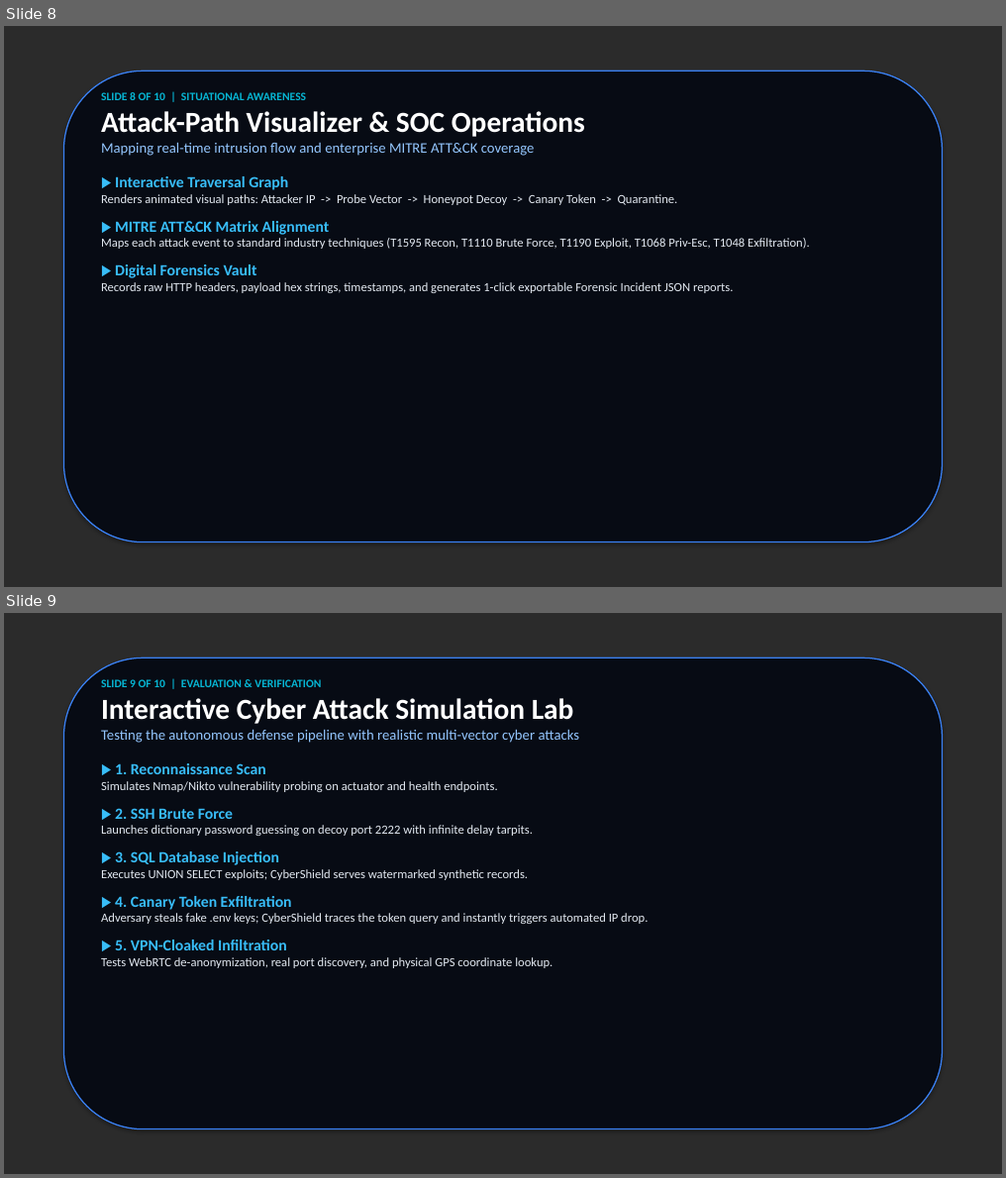
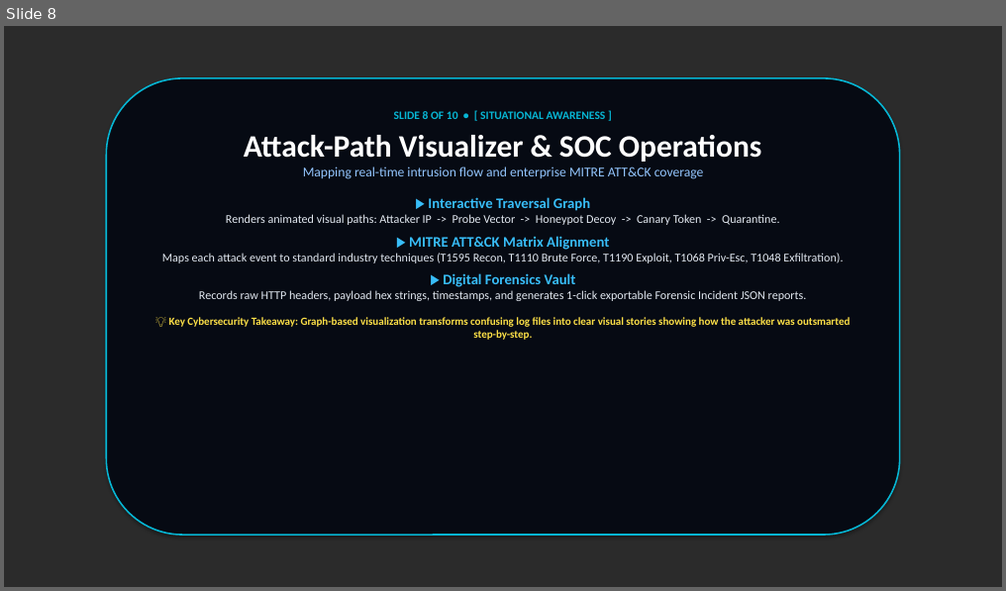
Before and after one commit to kushal-naga-sai-balaji/CyberShield, a slide deck: frontend/public/CyberShield_Presentation.pptx. Shown one above the other, each under a label of ours: slides 8 and 9 before the commit, slide 8 after it. The pictures are 1006x1178 and 1006x591 pixels, drawn with LibreOffice and Linux fonts; fonts in the diff are those of the drawing; background and template pictures are left out; a plain dark background stands for a picture behind light text. Boxes give left, top, right and bottom in pixels: in the first picture for what was removed or moved away, otherwise in the second. Text is boxed around its words. In the diff, an @@ line names an element or a change of style, - is before the commit and + after.

Commit message:
Update PowerPoint and Slide Viewer with centered symmetrical card layout over background images

```diff
--- a/frontend/public/CyberShield_Presentation.pptx
+++ b/frontend/public/CyberShield_Presentation.pptx
@@ slide 9 removed at (4, 613, 1002, 1174), background picture (left out) @@
@@ rounded rectangle removed at (63, 658, 943, 1130) @@
@@ text removed at (101, 679, 648, 968) @@
-SLIDE 9 OF 10 | EVALUATION & VERIFICATION
-Interactive Cyber Attack Simulation Lab
-Testing the autonomous defense pipeline with realistic multi-vector cyber attacks
-▶ 1. Reconnaissance Scan
-Simulates Nmap/Nikto vulnerability probing on actuator and health endpoints.
-▶ 2. SSH Brute Force
-Launches dictionary password guessing on decoy port 2222 with infinite delay tarpits.
-▶ 3. SQL Database Injection
-Executes UNION SELECT exploits; CyberShield serves watermarked synthetic records.
-▶ 4. Canary Token Exfiltration
-Adversary steals fake .env keys; CyberShield traces the token query and instantly triggers automated IP drop.
-▶ 5. VPN-Cloaked Infiltration
-Tests WebRTC de-anonymization, real port discovery, and physical GPS coordinate lookup.
@@ slide 8 changed as well @@
@@ rounded rectangle: place and size @@
-rounded rectangle at (63, 71, 943, 543)
+rounded rectangle at (107, 78, 900, 535)
@@ rounded rectangle at (107, 78, 900, 535): fill #070B14 to #060A13; outline #3B82F6 1.2 pt to #06B6D4 1.5 pt @@
@@ text "SLIDE 8 OF 10 • ...": place and size @@
-text "SLIDE 8 OF 10 • ..." at (101, 92, 810, 293)
+text "SLIDE 8 OF 10 • ..." at (162, 111, 849, 340)
@@ text at (394, 111, 606, 119): text changed @@
-SLIDE 8 OF 10 | SITUATIONAL AWARENESS
+SLIDE 8 OF 10 • [ SITUATIONAL AWARENESS ]
@@ text at (162, 135, 843, 301): size 28 to 30 pt in "Attack-Path Visualizer & SOC Operations"; size 14 to 13 pt in "Mapping real-time intrusion flow and enterprise MITRE ..."; size 15 to 14 pt in "▶ Interactive Traversal Graph", "▶ MITRE ATT&CK Matrix Alignment", "▶ Digital Forensics Vault"; size 12 to 11.5 pt in "Renders animated visual paths: Attacker IP -> ...", "Maps each attack event to standard industry ...", "Records raw HTTP headers, payload hex strings, ..."; alignment left to centre; more space between paragraphs; less space between paragraphs @@
@@ text at (169, 317, 849, 340): paragraph added @@
+💡 Key Cybersecurity Takeaway: Graph-based visualization transforms confusing log files into clear visual stories showing how the attacker was outsmarted step-by-step.
```
Also in this commit, not shown: 8 other slides changed, 1 slide added, 3 other files.
